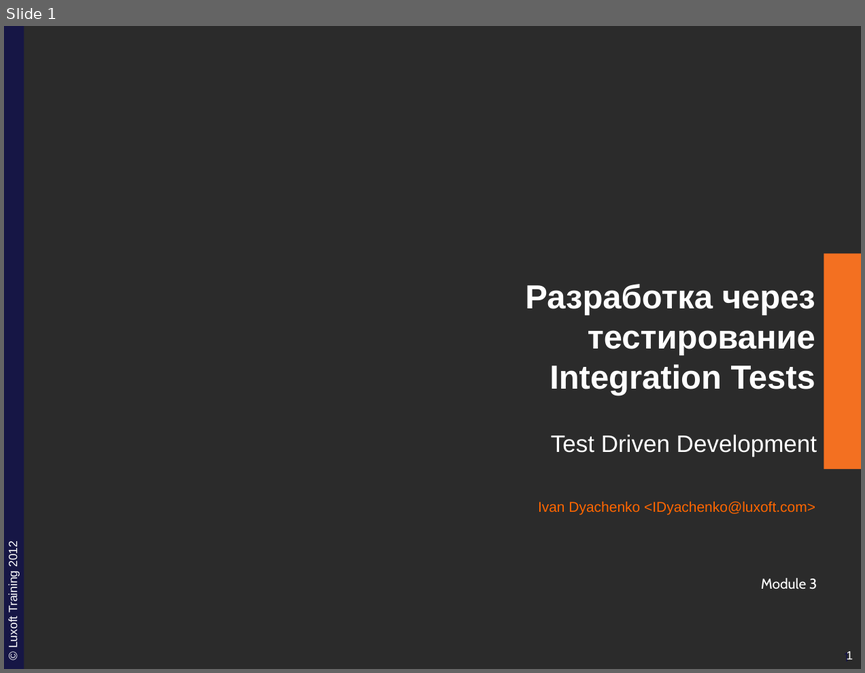
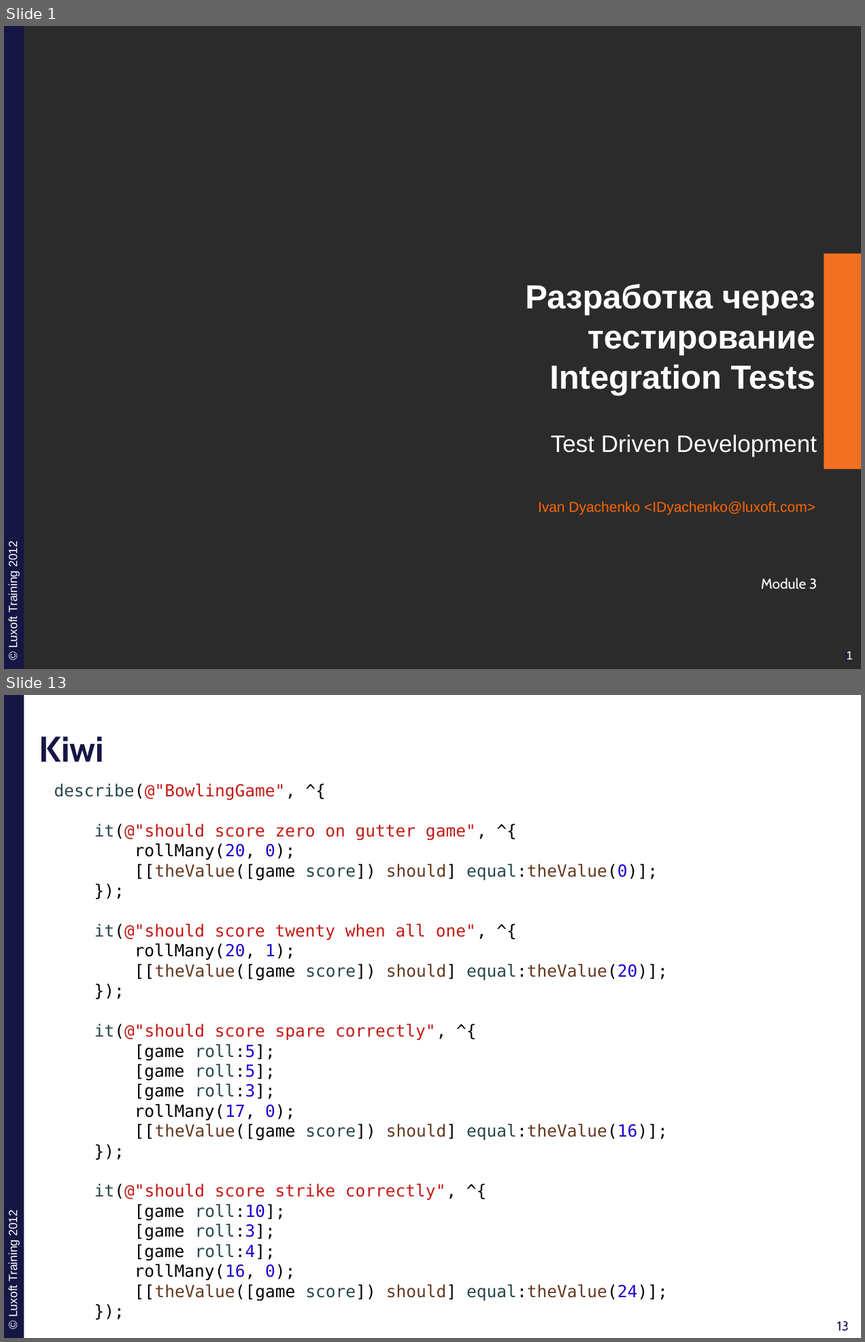
Before and after one commit to ivan-dyachenko/Trainings, a slide deck: Test Driven Development/materials/pptx/7. TDD-BDD.pptx. Shown one above the other, each under a label of ours: slide 1 before the commit, slides 1 and 13 after it; the slides between them are not shown. The pictures are 865x673 and 865x1342 pixels, drawn with LibreOffice and Linux fonts; fonts in the diff are those of the drawing; background and template pictures are left out; a plain dark background stands for a picture behind light text. Boxes give left, top, right and bottom in pixels: in the first picture for what was removed or moved away, otherwise in the second. Text is boxed around its words. In the diff, an @@ line names an element or a change of style, - is before the commit and + after.

```diff
--- a/Test Driven Development/materials/pptx/7. TDD-BDD.pptx
+++ b/Test Driven Development/materials/pptx/7. TDD-BDD.pptx
@@ slide 13 added at [4,695,861,1338], background #FFFFFF; not listed: 4 template elements that a slide beside it also shows @@
@@ title added at [39,736,105,762], 30 pt, text #161645, bold @@
+Kiwi
@@ text added at [54,783,668,1300], 14 pt, text #000000 @@
+describe(@"BowlingGame", ^{
+it(@"should score zero on gutter game", ^{
+rollMany(20, 0);
+[[theValue([game score]) should] equal:theValue(0)];
+});
+it(@"should score twenty when all one", ^{
+rollMany(20, 1);
+[[theValue([game score]) should] equal:theValue(20)];
+});
+it(@"should score spare correctly", ^{
+[game roll:5];
+[game roll:5];
+[game roll:3];
+rollMany(17, 0);
+[[theValue([game score]) should] equal:theValue(16)];
+});
+it(@"should score strike correctly", ^{
+[game roll:10];
+[game roll:3];
+[game roll:4];
+rollMany(16, 0);
+[[theValue([game score]) should] equal:theValue(24)];
+});
```
Also in this commit, not shown: 1 slide changed, 11 other slides added, 1 slide removed, 13 other files.
